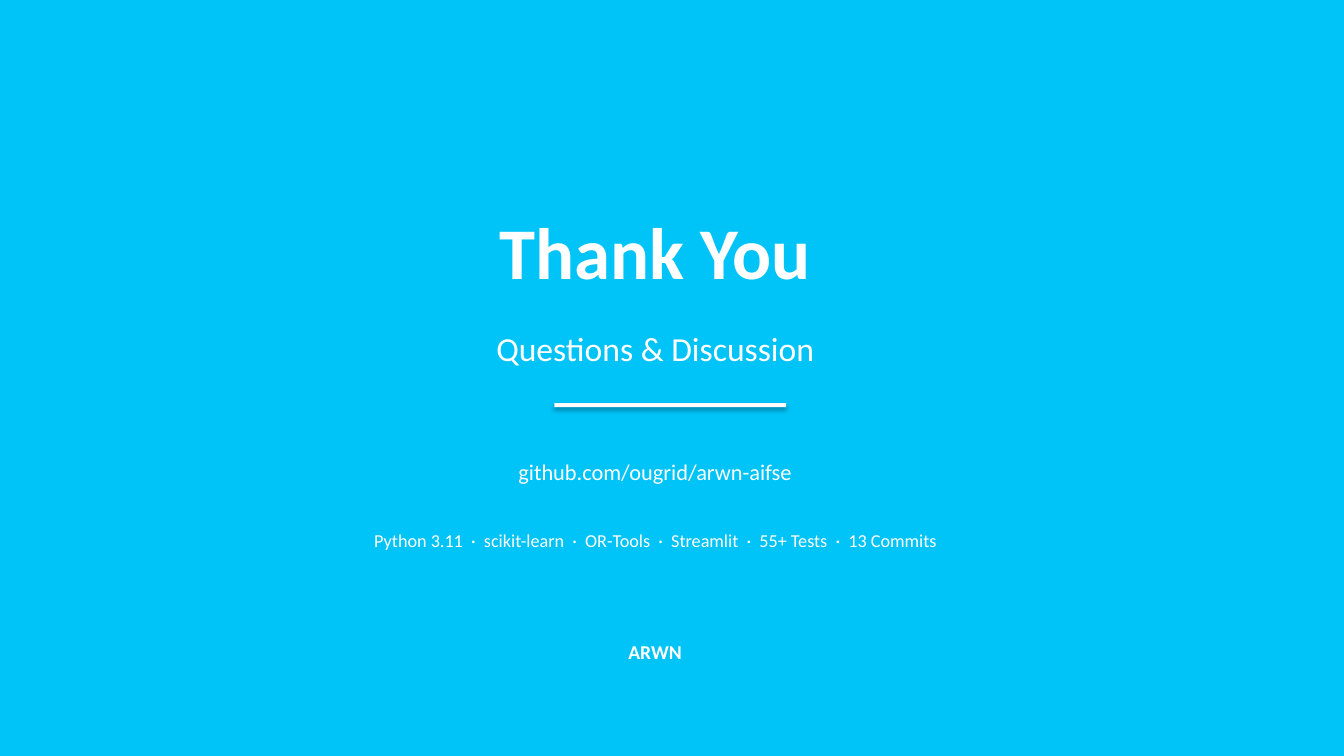
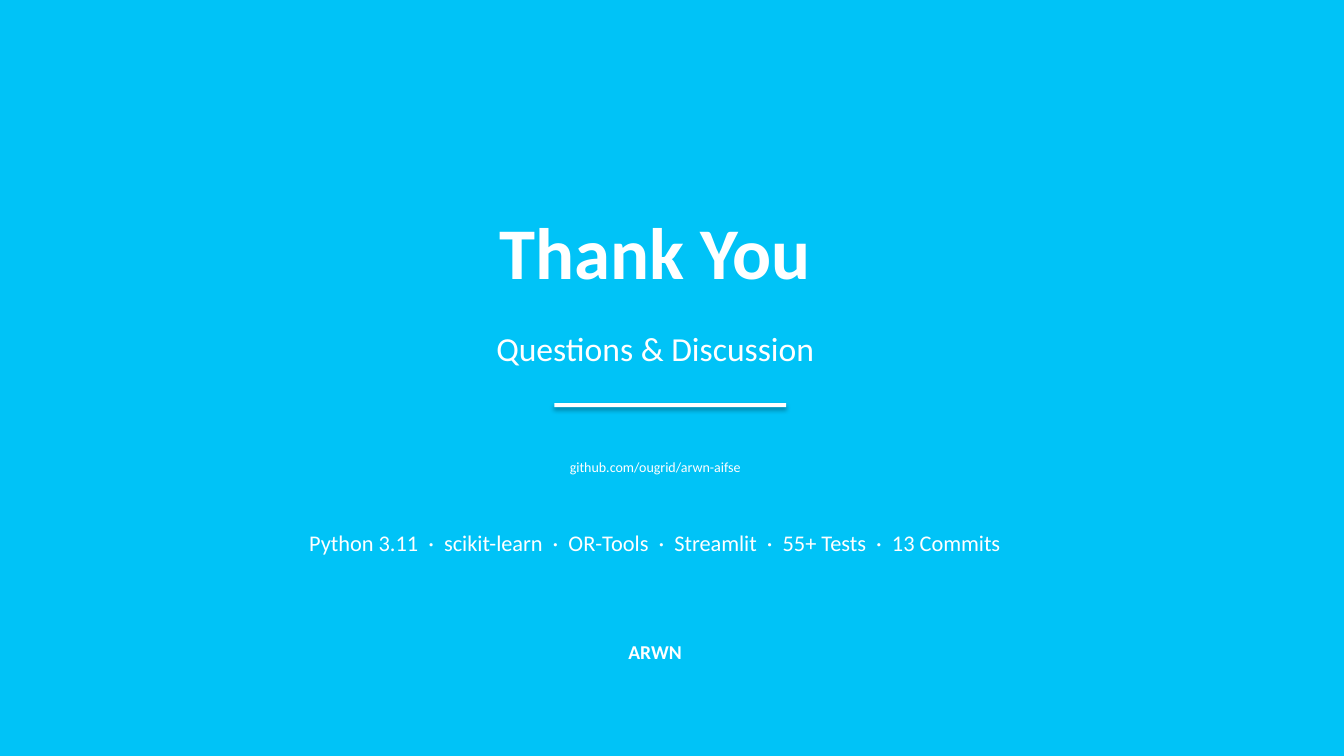
Before and after one commit to ougrid/arwn-aifse, a slide deck: slide 16 of presentation_deck.pptx (slide 14 before the commit). Drawn at 1344x756 pixels with LibreOffice and Linux fonts; fonts in the diff are those of the drawing. Boxes give left, top, right and bottom in pixels: in the first picture for what was removed or moved away, otherwise in the second. Text is boxed around its words. In the diff, an @@ line names an element or a change of style, - is before the commit and + after.

```diff
--- a/presentation_deck.pptx
+++ b/presentation_deck.pptx
@@ text "github.com/ougrid/arwn-aifse" at bbox=[570, 462, 741, 475]: size 16 to 10 pt @@
@@ text "Python 3.11 · scikit-learn · ..." at bbox=[309, 535, 1001, 555]: size 13 to 16 pt @@
```
Also in this commit, not shown: 3 other slides changed, 2 slides added, 2 other files.
